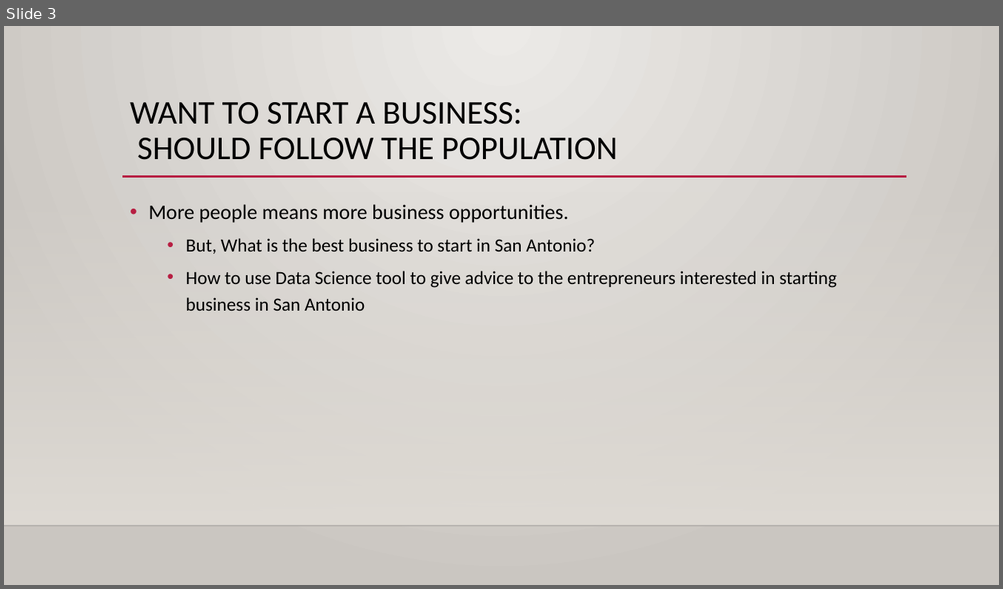
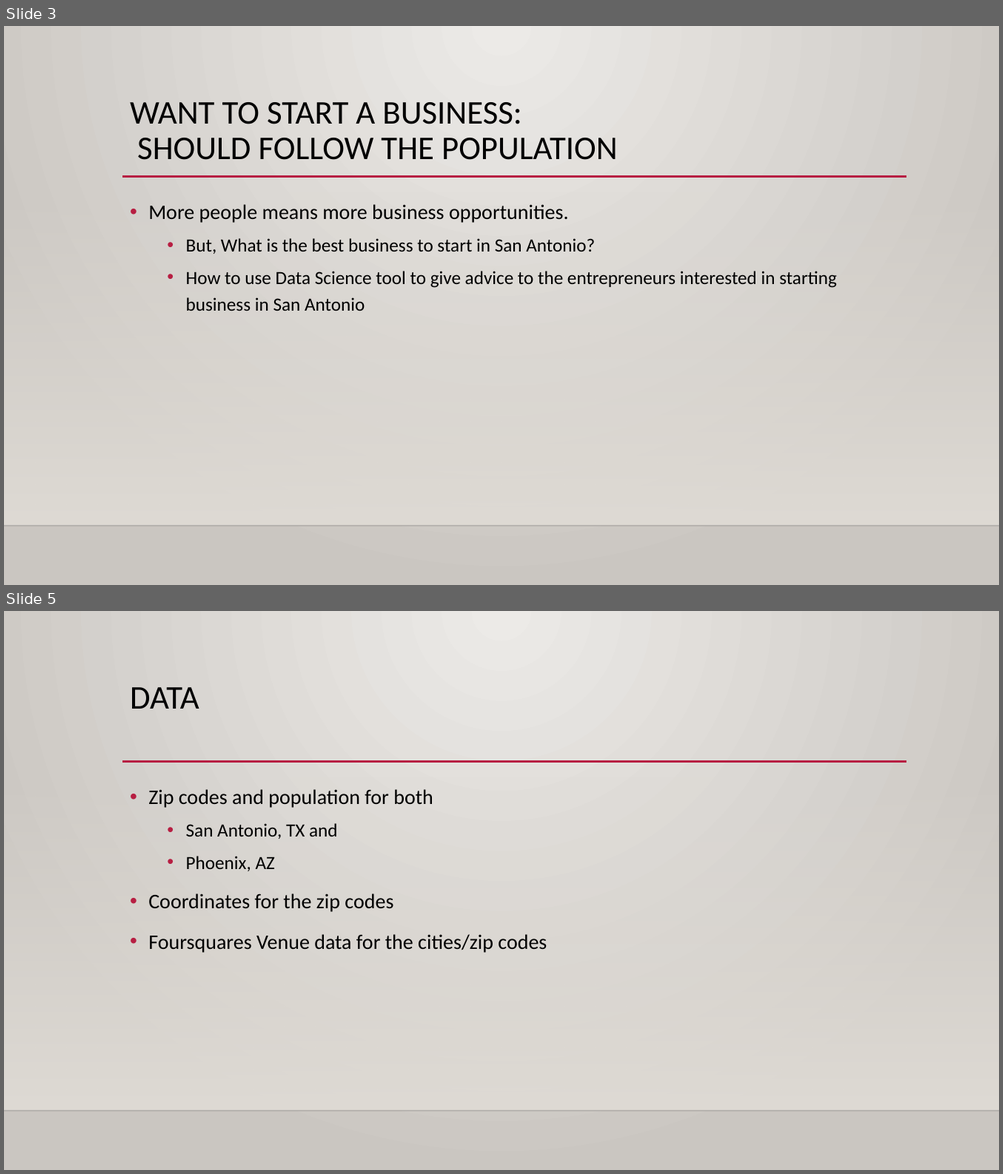
Before and after one commit to cinderjohn/IBMCapStone, a slide deck: The Final Report.pptx. Shown one above the other, each under a label of ours: slide 3 before the commit, slides 3 and 5 after it; the slides between them are not shown. The pictures are 1003x589 and 1003x1174 pixels, drawn with LibreOffice and Linux fonts; fonts in the diff are those of the drawing; background and template pictures are left out. Boxes give left, top, right and bottom in pixels: in the first picture for what was removed or moved away, otherwise in the second. Text is boxed around its words. In the diff, an @@ line names an element or a change of style, - is before the commit and + after.

```diff
--- a/The Final Report.pptx
+++ b/The Final Report.pptx
@@ slide 5 added at box(4, 611, 999, 1170), background gradient #ECEAE7 to #CAC7C1; not listed: 3 template elements that a slide beside it also shows @@
@@ title added at box(130, 687, 199, 709), 32 pt, text #000000 @@
+DATA
@@ text added at box(148, 789, 546, 953), 20 pt, text #000000 @@
+• Zip codes and population for both
+  • San Antonio, TX and
+  • Phoenix, AZ
+• Coordinates for the zip codes
+• Foursquares Venue data for the cities/zip codes
```
Also in this commit, not shown: 4 slides changed, 2 other slides added, 2 other files.
